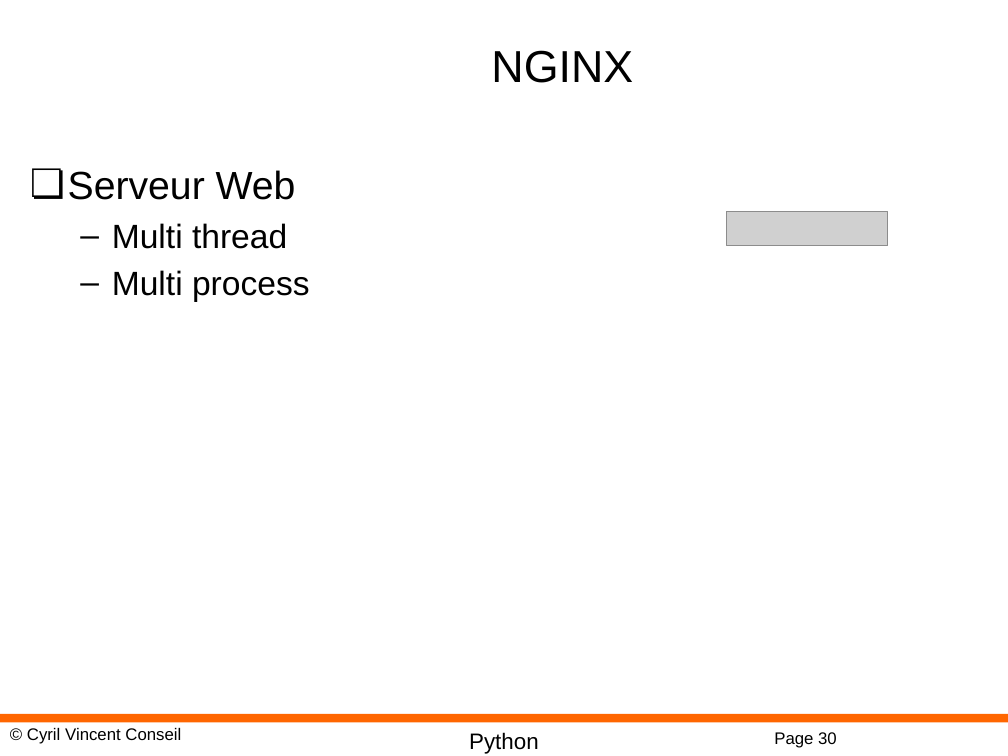
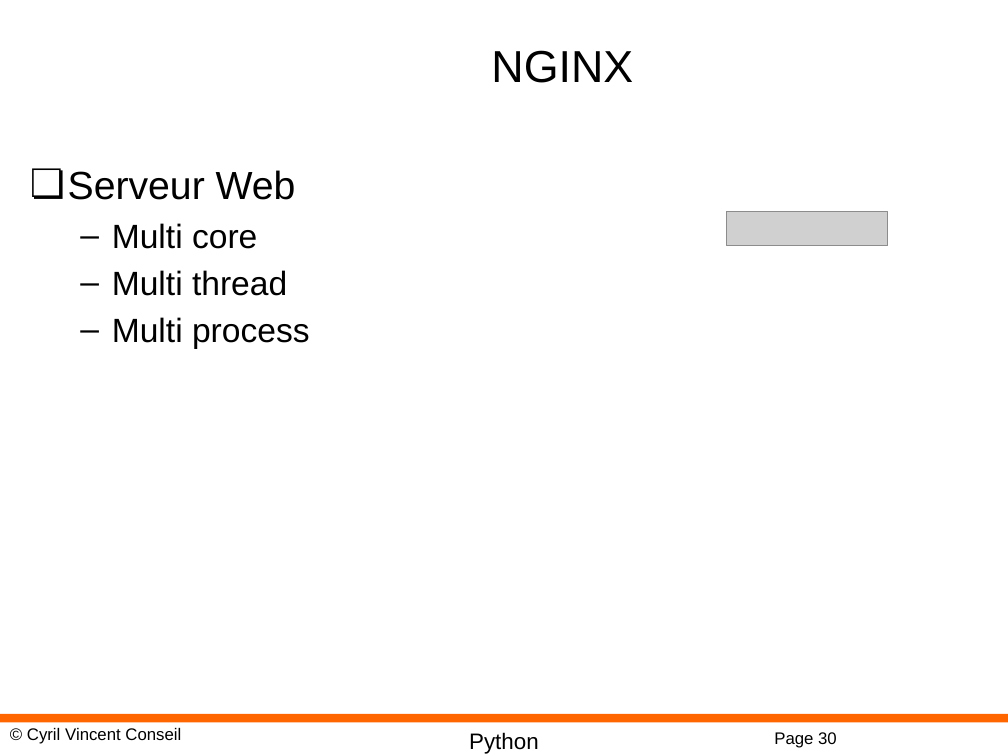
Before and after one commit to cyrilvincent/mlops, a slide deck: slide 30 of ppt/MLOps09-Container.pptx. Drawn at 1008x756 pixels with LibreOffice and Linux fonts; fonts in the diff are those of the drawing; grey boxes stand for pictures; background and template pictures are left out. Boxes give left, top, right and bottom in pixels: in the first picture for what was removed or moved away, otherwise in the second. Text is boxed around its words. In the diff, an @@ line names an element or a change of style, - is before the commit and + after.

```diff
--- a/ppt/MLOps09-Container.pptx
+++ b/ppt/MLOps09-Container.pptx
@@ text at <box>112,223,257,249</box>: paragraph added @@
+  – Multi core
```
Also in this commit, not shown: 1 other slide changed, 2 other files.
